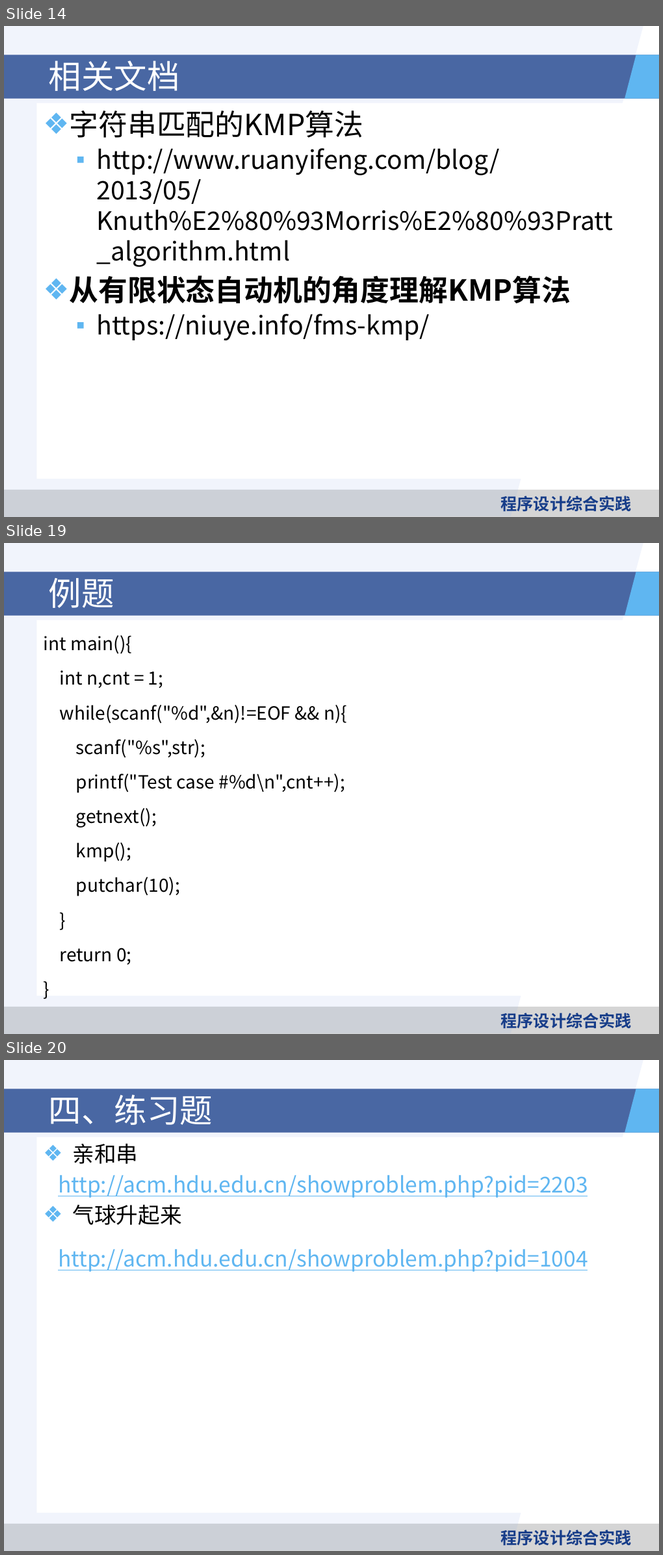
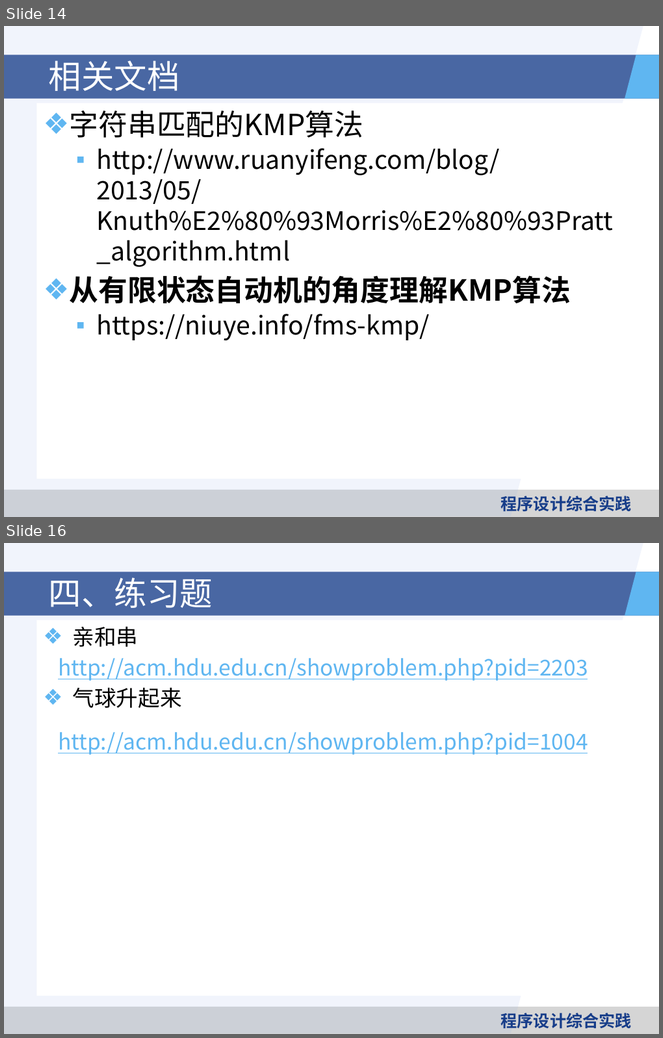
Before and after one commit to heyuantao/ProgrammingPracticeCourse, a slide deck: 课件/第四讲：字符串处理.pptx. Shown one above the other, each under a label of ours: slides 14, 19 and 20 before the commit, slides 14 and 16 after it; the slides between them are not shown. The pictures are 663x1555 and 663x1038 pixels, drawn with LibreOffice and Linux fonts; fonts in the diff are those of the drawing; background and template pictures are left out. Boxes give left, top, right and bottom in pixels: in the first picture for what was removed or moved away, otherwise in the second. Text is boxed around its words. In the diff, an @@ line names an element or a change of style, - is before the commit and + after.

```diff
--- a/课件/第四讲：字符串处理.pptx
+++ b/课件/第四讲：字符串处理.pptx
@@ slide 19 removed at (4,543,659,1034), background #FFFFFF; not listed: 5 template elements that a slide beside it also shows @@
@@ title removed at (49,578,114,608) @@
-例题
@@ text removed at (36,620,634,997) @@
-int main(){
-int n,cnt = 1;
-while(scanf("%d",&n)!=EOF && n){
-scanf("%s",str);
-printf("Test case #%d\n",cnt++);
-getnext();
-kmp();
-putchar(10);
-}
-return 0;
-}
@@ what was slide 20 is now slide 16 @@
```
Also in this commit, not shown: 1 slide changed, 3 other slides removed.
